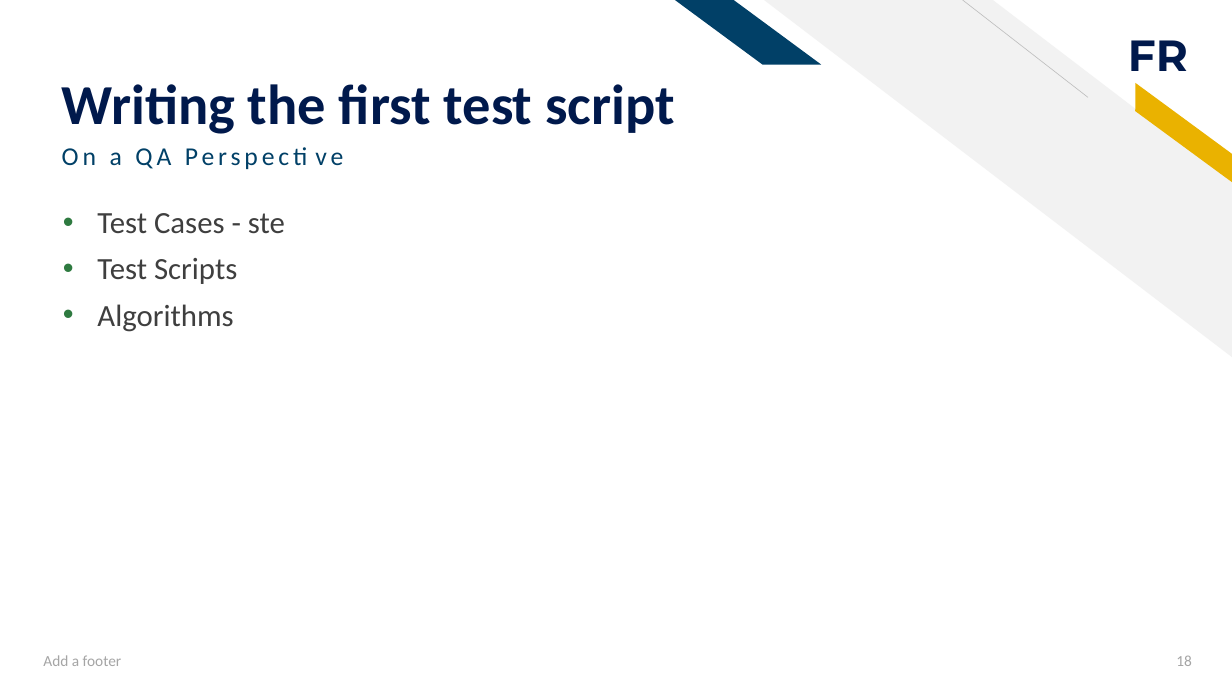
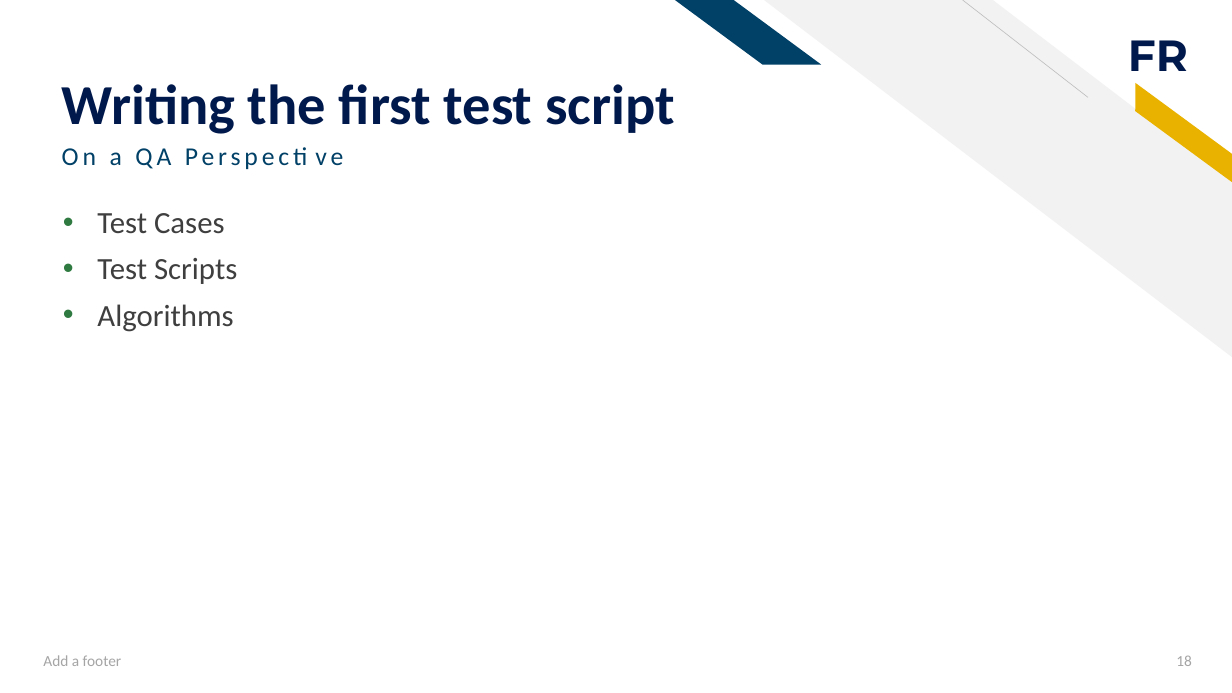
Before and after one commit to ivymorenomt/TestConferenceGuild, a slide deck: slide 18 of docs/From Manual to Automation (1).pptx. Drawn at 1232x693 pixels with LibreOffice and Linux fonts; fonts in the diff are those of the drawing. Boxes give left, top, right and bottom in pixels: in the first picture for what was removed or moved away, otherwise in the second. Text is boxed around its words. In the diff, an @@ line names an element or a change of style, - is before the commit and + after.

```diff
--- a/docs/From Manual to Automation (1).pptx
+++ b/docs/From Manual to Automation (1).pptx
@@ text at (x1=97, y1=213, x2=225, y2=234): text changed @@
-• Test Cases - ste
+• Test Cases
```
Also in this commit, not shown: 1 other slide changed, 1 other file.
